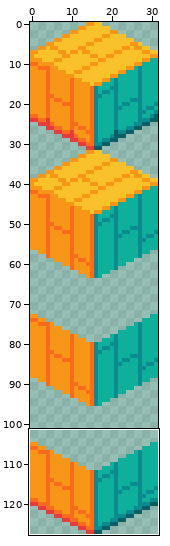
Two versions of one pixel-art file, Assets/Art/S_Wall_Wood_Dream_Cube.aseprite. The first picture is a wide view before the edit; the outline marks the close-up.
Close-up. Before the edit:
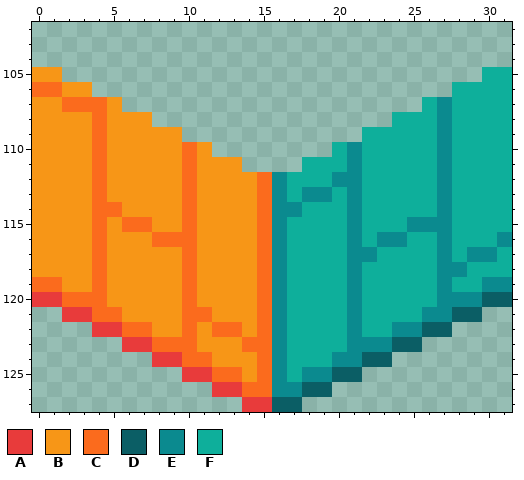
32x128 pixels, 1 frame. Shown: x 0..31, y 102..127. The commit also changed other parts of the picture, which this record leaves out.
Palette (. is transparent): A #e83b3b  B #f79617  C #fb6b1d  D #0b5e65  E #0b8a8f  F #0eaf9b
The result:
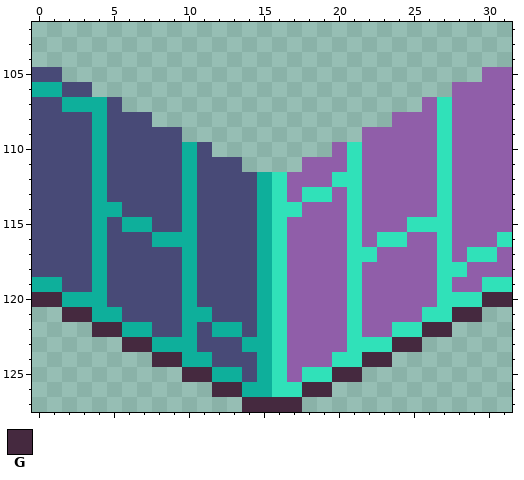
Colours new in this view: G #45293f
Edits made:
layer "Turquoise" now hidden
layer "Turquoise Copy" added
Colour B changes from #f79617 to #484a77.
Colour C changes from #fb6b1d to #0eaf9b.
Colour E changes from #0b8a8f to #30e1b9.
Colour F changes from #0eaf9b to #905ea9.
Layer "Turquoise Copy":
Colour G replaces colour A in row 120 at x 0 to 1; in row 121 at x 2 to 3; in row 122 at x 4 to 5; in row 123 at x 6 to 7; in row 124 at x 8 to 9; in row 125 at x 10 to 11.
Colour G replaces colour A in row 126 at x 12 to 13; in row 127 at x 14 to 15.
Colour G replaces colour D in row 120 at x 30 to 31; in row 121 at x 28 to 29; in row 122 at x 26 to 27; in row 123 at x 24 to 25; in row 124 at x 22 to 23; in row 125 at x 20 to 21.
Colour G replaces colour D in row 126 at x 18 to 19; in row 127 at x 16 to 17.
Changed places in both close-ups, as pixel boxes (x1, y1, x2, y2):
changed: (32, 67, 512, 412)
